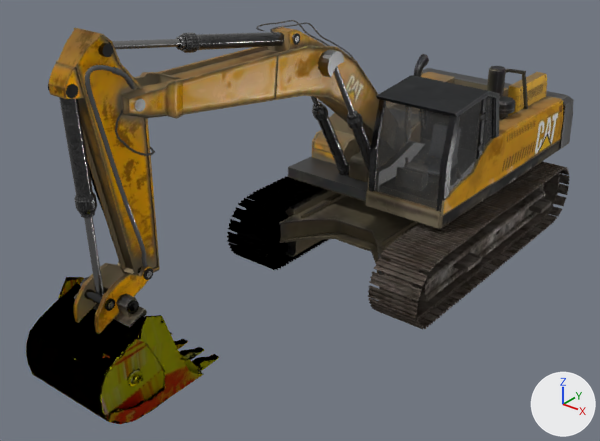
The glTF model assets/models/excavator.glb, before and after one commit.
One viewpoint serves both versions: a camera (50 mm lens) standing at (5.6, -9.5, 5.55) and looking at (-0.21, -2.24, 1.05). The axes (+X, +Y, +Z) are drawn at lower right. The lights are the same throughout. The older version comes first. Where no turn or scale is listed for an object, it has been applied to the vertices.

Objects in the first picture: 'boom.001', 'bucket.001', 'cyl_boomL_b_m', 'cyl_boomR_b_m', 'cyl_bucket_b_m', 'cyl_bucket_r_m', 'cyl_stick_b_m', 'cyl_stick_r_m', 'house.001', 'stick.001', 'under.001' and 2 more.
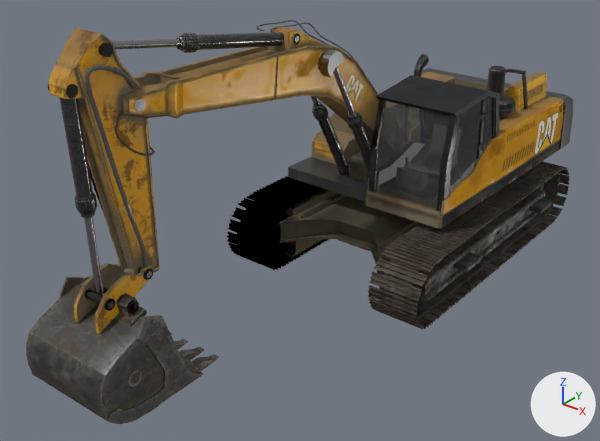
Boxes (x1, y1, x2, y2) around the edits, measured in the pictures (600 x 441 px):
```json
{"object": "bucket.001", "change": "surface changed", "before": [26, 262, 219, 424], "after": [26, 262, 219, 424]}
{"object": "stick.001", "change": "surface changed", "before": [48, 28, 160, 274], "after": [48, 28, 160, 274]}
```

Edits to the scene script, one JSON object a line:
```json
{"op": "set", "path": "img_image_25", "old": "load_image('Image_25', '_unpacked/Image_25', 512, 512, 'sRGB')", "new": "load_image('Image_25', '_unpacked/Image_25', 512, 512, 'Non-Color')"}
{"op": "set", "path": "img_image_26", "old": "load_image('Image_26', '_unpacked/Image_26', 512, 512, 'Non-Color')", "new": "load_image('Image_26', '_unpacked/Image_26', 512, 512, 'sRGB')"}
{"op": "add", "block": "img_image_28", "code": ["img_image_28 = load_image('Image_28', '_unpacked/Image_28', 512, 512, 'Non-Color')"]}
{"block": "mat_poclainaistandardsurface127", "where": "n4 = _N.new('ShaderNodeTexImage'); n4.name = 'Image Texture.001'"}
{"op": "set", "path": "n4.image", "old": "img_image_24", "new": "img_image_25"}
{"block": "mat_poclainaistandardsurface127", "where": "n6 = _N.new('ShaderNodeTexImage'); n6.name = 'Image Texture.002'"}
{"op": "set", "path": "n6.image", "old": "img_image_6", "new": "img_image_24"}
{"block": "mat_poclainaistandardsurface141", "where": "n2 = _N.new('ShaderNodeTexImage'); n2.name = 'Image Texture'"}
{"op": "set", "path": "n2.image", "old": "img_image_25", "new": "img_image_26"}
{"block": "mat_poclainaistandardsurface141", "where": "n4 = _N.new('ShaderNodeTexImage'); n4.name = 'Image Texture.001'"}
{"op": "set", "path": "n4.image", "old": "img_image_27", "new": "img_image_28"}
{"block": "mat_poclainaistandardsurface141", "where": "n6 = _N.new('ShaderNodeTexImage'); n6.name = 'Image Texture.002'"}
{"op": "set", "path": "n6.image", "old": "img_image_26", "new": "img_image_27"}
```
